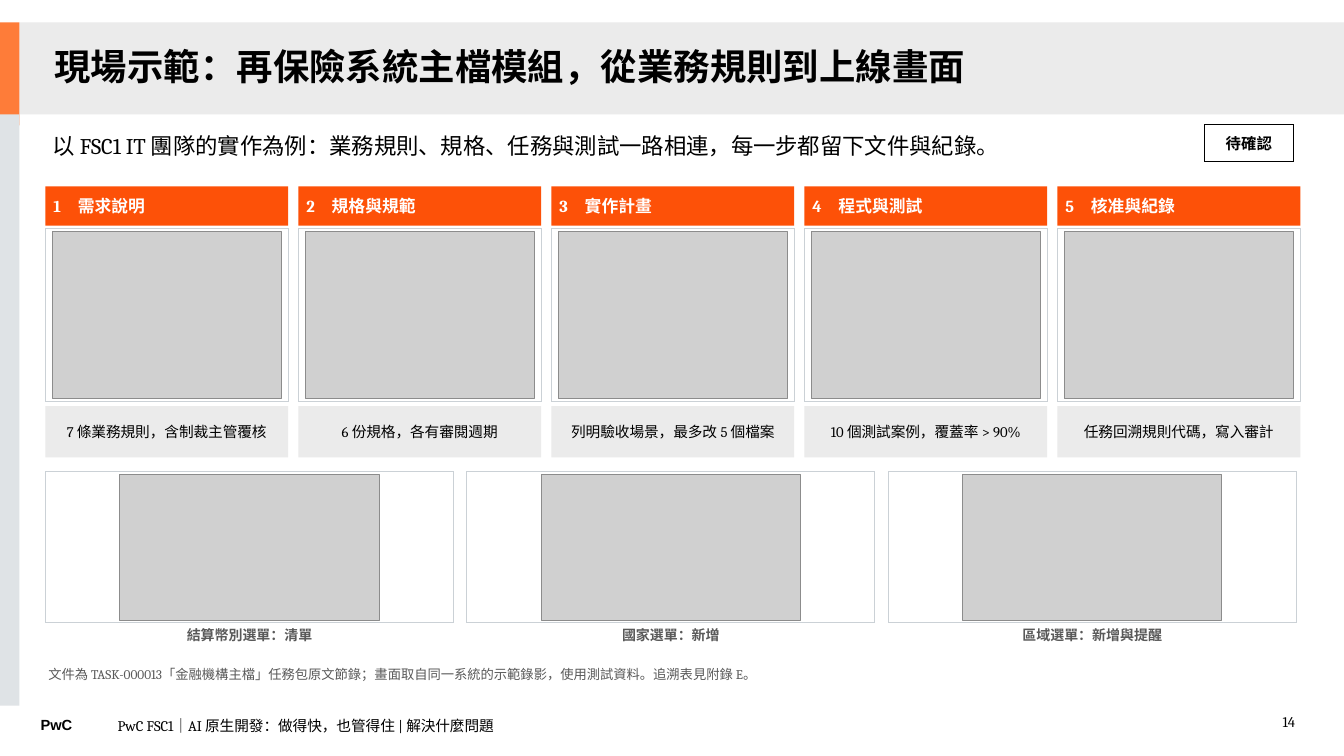
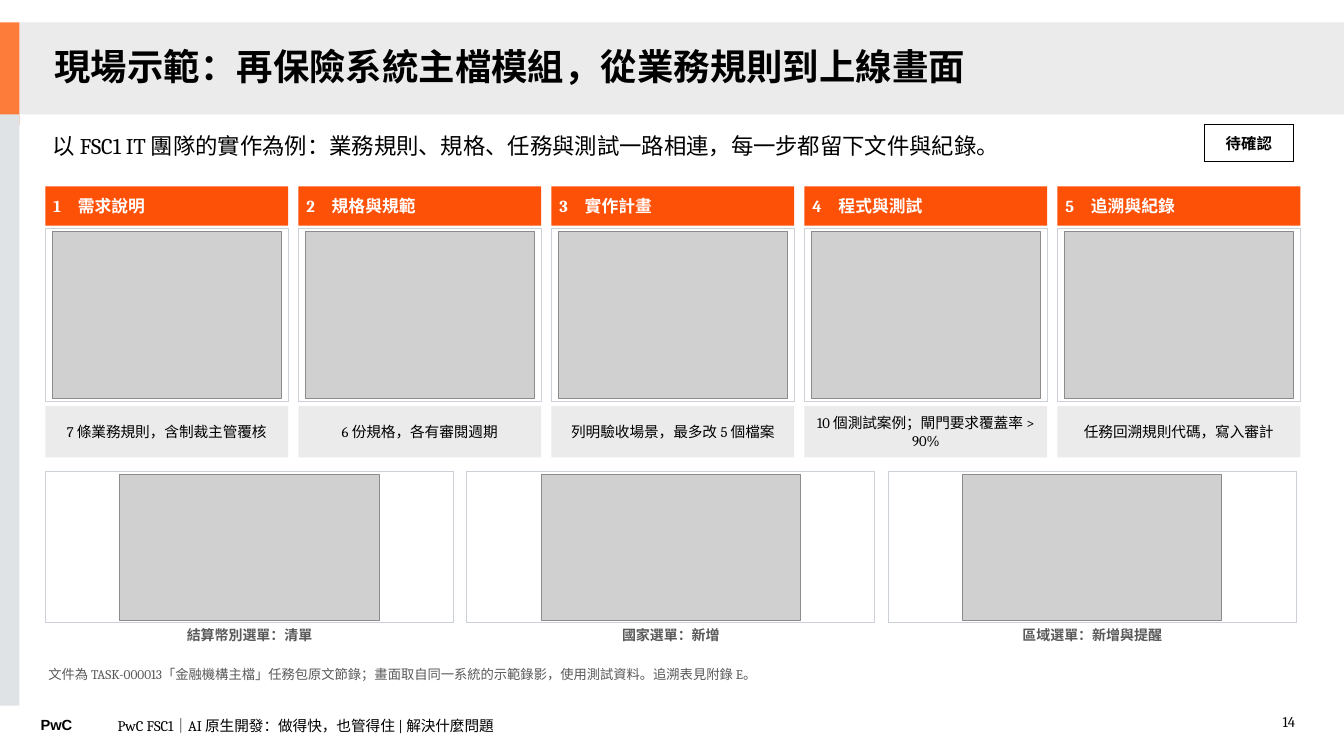
Before and after one commit to Robshao/PwC_FSC1, a slide deck: slide 14 of research/ai-native-sdlc/AI原生開發_做得快也管得住_合夥人審閱版.pptx. Drawn at 1344x756 pixels with LibreOffice and Linux fonts; fonts in the diff are those of the drawing; grey boxes stand for pictures. Boxes give left, top, right and bottom in pixels: in the first picture for what was removed or moved away, otherwise in the second. Text is boxed around its words. In the diff, an @@ line names an element or a change of style, - is before the commit and + after.

```diff
--- a/research/ai-native-sdlc/AI原生開發_做得快也管得住_合夥人審閱版.pptx
+++ b/research/ai-native-sdlc/AI原生開發_做得快也管得住_合夥人審閱版.pptx
@@ text in rectangle at (x1=1065, y1=198, x2=1175, y2=214): text changed @@
-5 核准與紀錄
+5 追溯與紀錄
@@ text in rectangle at (x1=817, y1=415, x2=1023, y2=447): text changed @@
-10 個測試案例，覆蓋率 > 90%
+10 個測試案例；閘門要求覆蓋率 > 90%
```
Also in this commit, not shown: 7 other files.
